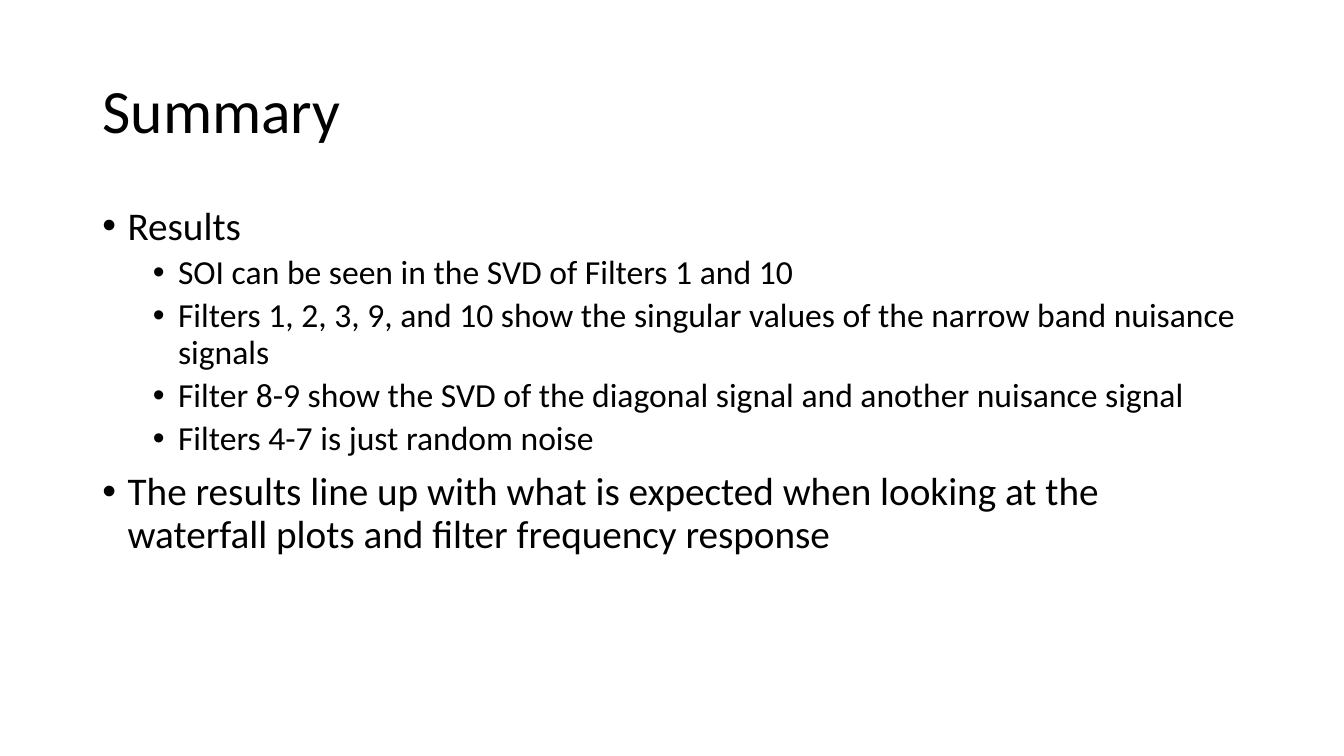
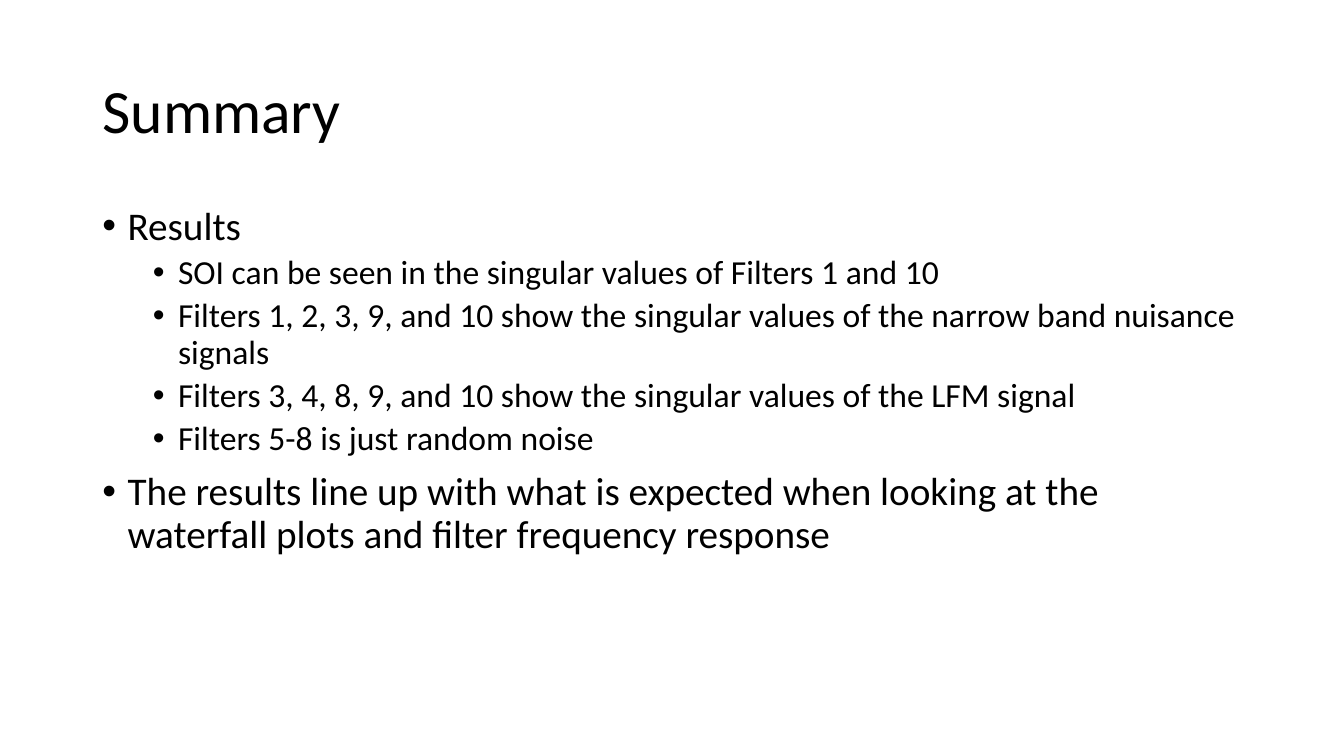
Before and after one commit to laurenlusk/DigiCommFinalProject, a slide deck: slide 13 of Singular Value Powerpoints/SVD 10 Filters Snippet 4.pptx. Drawn at 1344x756 pixels with LibreOffice and Linux fonts; fonts in the diff are those of the drawing. Boxes give left, top, right and bottom in pixels: in the first picture for what was removed or moved away, otherwise in the second. Text is boxed around its words. In the diff, an @@ line names an element or a change of style, - is before the commit and + after.

```diff
--- a/Singular Value Powerpoints/SVD 10 Filters Snippet 4.pptx
+++ b/Singular Value Powerpoints/SVD 10 Filters Snippet 4.pptx
@@ text at box(178, 260, 939, 290): text changed @@
-  • SOI can be seen in the SVD of Filters 1 and 10
+  • SOI can be seen in the singular values of Filters 1 and 10
@@ text at box(178, 383, 1075, 456): text changed @@
-  • Filter 8-9 show the SVD of the diagonal signal and another nuisance signal
-  • Filters 4-7 is just random noise
+  • Filters 3, 4, 8, 9, and 10 show the singular values of the LFM signal
+  • Filters 5-8 is just random noise
```
Also in this commit, not shown: 5 other slides changed, 3 other files.
